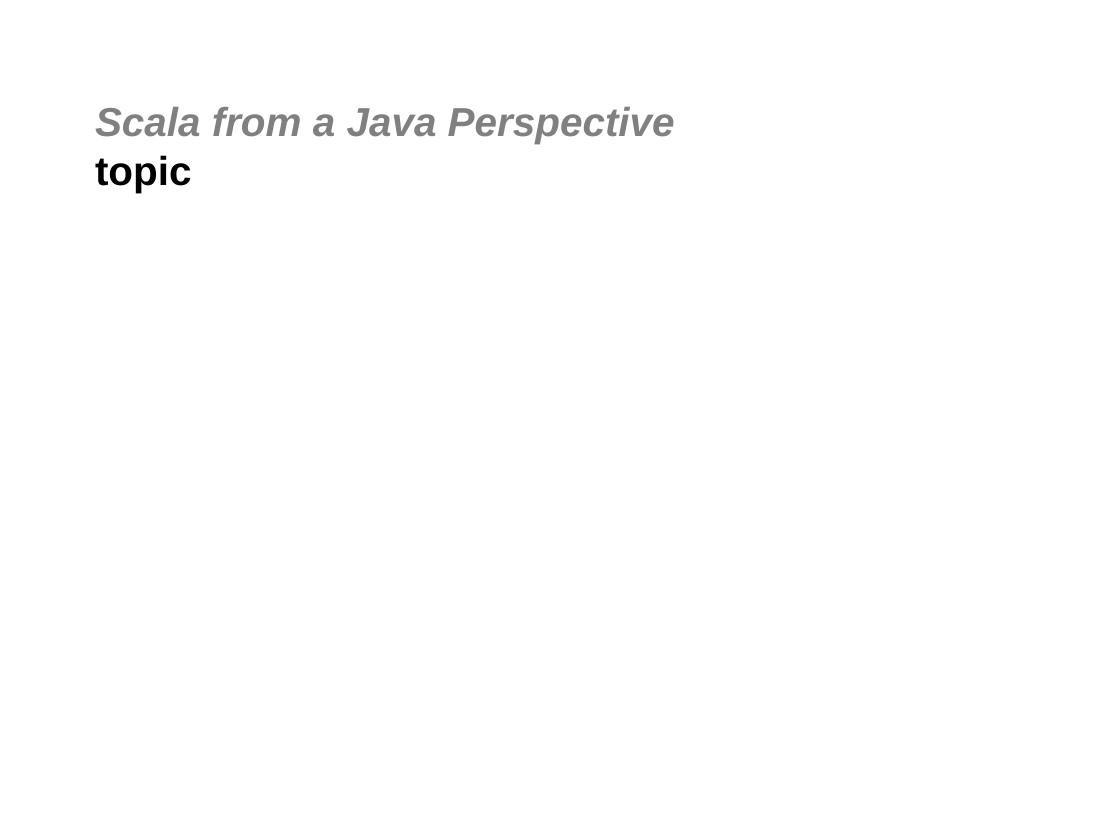
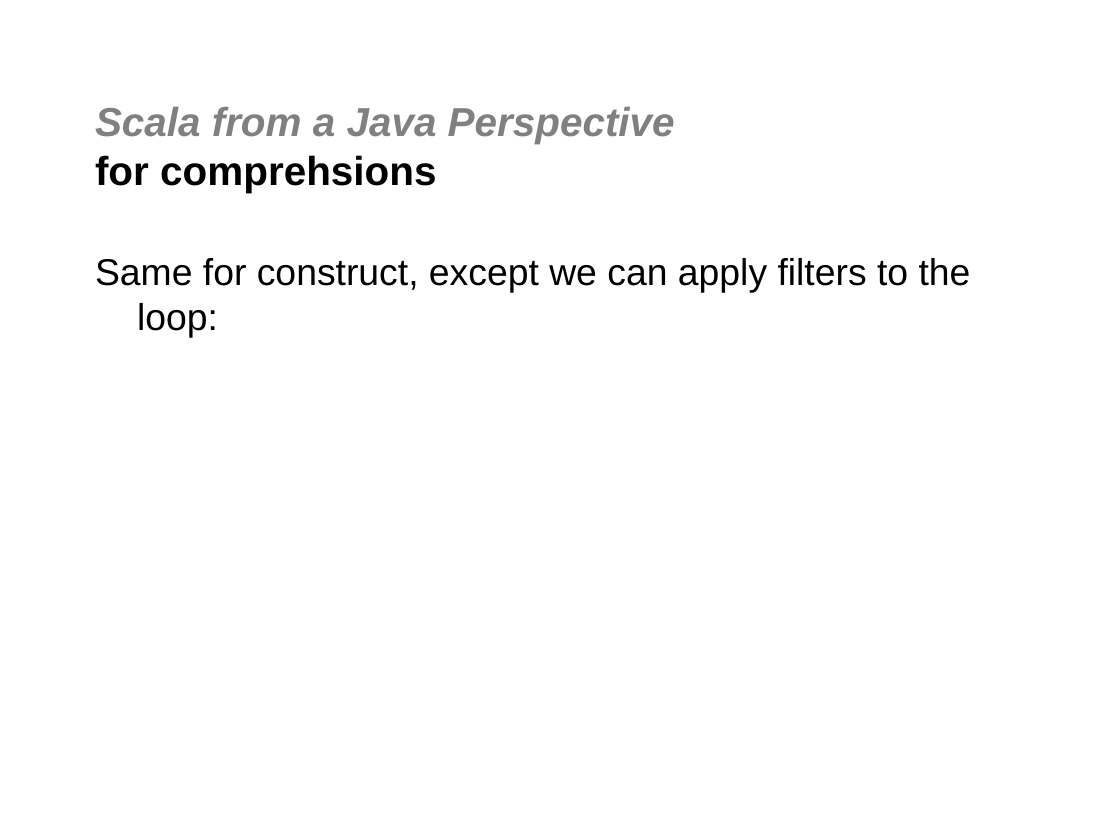
Before and after one commit to jgoodsen/agile2010, a slide deck: slide 25 of 03-scala.ppt (slide 21 before the commit). Drawn at 1120x840 pixels with LibreOffice and Linux fonts; fonts in the diff are those of the drawing; background and template pictures are left out. Boxes give left, top, right and bottom in pixels: in the first picture for what was removed or moved away, otherwise in the second. Text is boxed around its words. In the diff, an @@ line names an element or a change of style, - is before the commit and + after.

```diff
--- a/03-scala.ppt
+++ b/03-scala.ppt
@@ title at (95,107,675,192): text changed @@
-Scala from a Java Perspective
-topic
+Scala from a Java Perspective
+for comprehsions
@@ text added at (95,258,971,338), 24 pt, text #000000 @@
+Same for construct, except we can apply filters to the loop:
```
Also in this commit, not shown: 16 other slides changed, 9 slides added, 1 slide removed, 7 other files.
